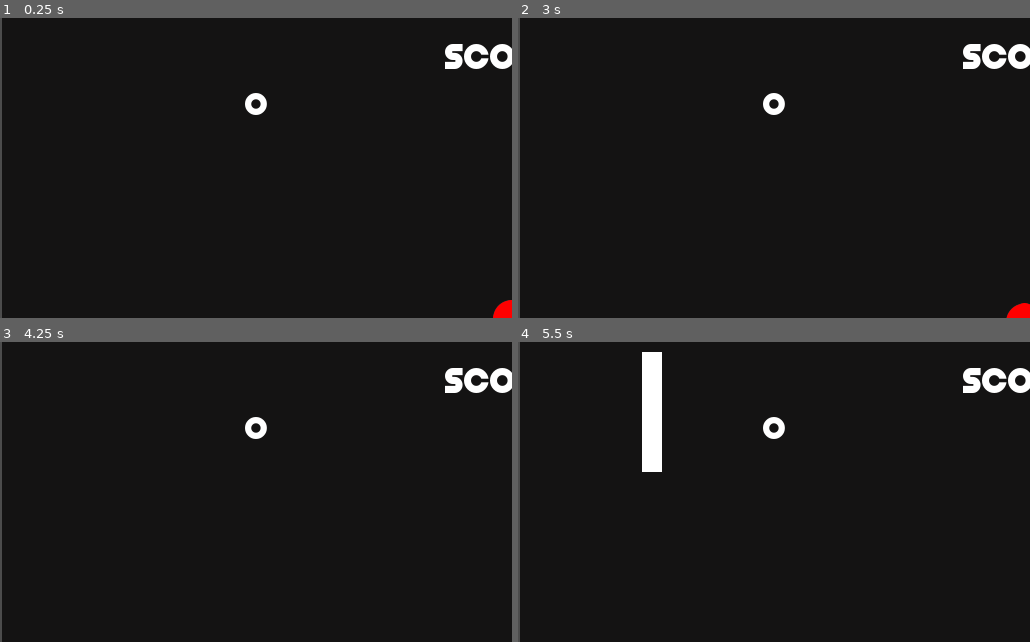
Above: before the commit, frames 1-4 (two rows, left to right).
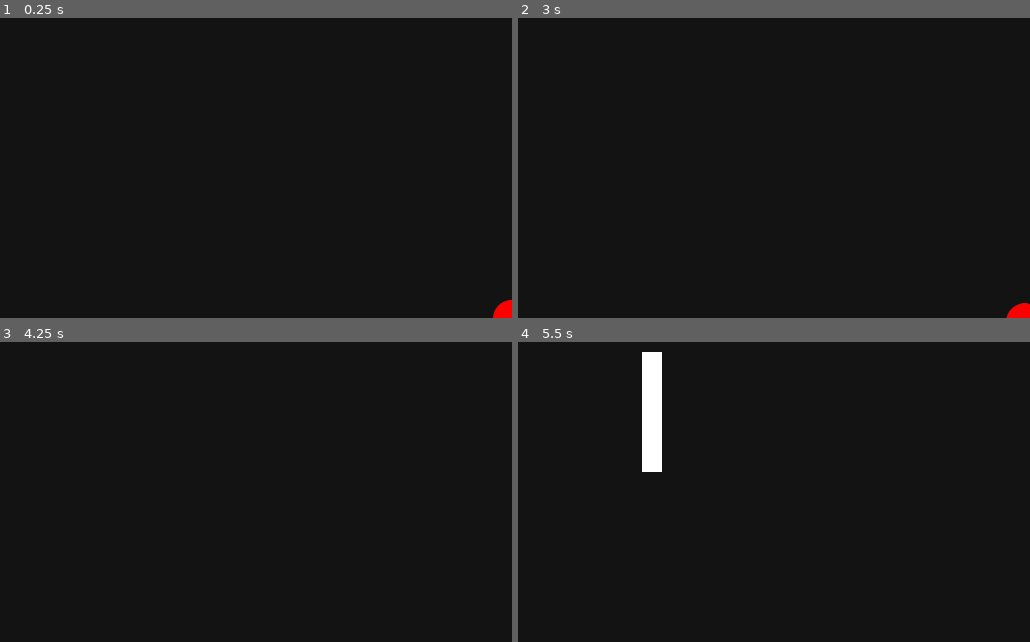
Above: after the commit, the same moments.

Repository: GemoGame/Pong-Godot
Game: Godot game, scene res://Scenes/Main.tscn
Same seed, same stepped clock (60 frames per second), same inputs: the game is played once before the commit and once after it. This scene is started directly instead of the project's main scene.
Inputs:
- Up to frame 1 (0.25 s): no input
- Up to frame 2 (3 s): tap Enter at 0.5, 2 s; hold W (input_up) 0.53-2.03 s; tap Space at 1.25, 2.75 s; hold S (input_down) from 2.03 s (still down)
- Up to frame 3 (4.25 s): keep holding S (input_down); tap Enter at 3.5 s
- Up to frame 4 (5.5 s): tap Space at 4.25 s; release S (input_down) at 4.28 s; hold W (input_up) from 4.28 s (still down)

The runs differ from the first frame. In frame 1, 1.4% of the frame differs, in the area x 0-100%, y 0-100%; in frame 2, 1.4%; in frame 3, 1.4%; in frame 4, 1.4%.

Commit message:
Refactor

Diff:
--- a/Scenes/Main.tscn
+++ b/Scenes/Main.tscn
@@ -22,10 +22,10 @@
 
 [node name="Main" type="Node2D"]
 script = ExtResource( 2 )
+score_to_win = 999
 
 [node name="ColorRect" type="ColorRect" parent="."]
-margin_left = 1.85065
-margin_right = 1025.85
+margin_right = 1024.0
 margin_bottom = 600.0
 color = Color( 0.0823529, 0.0784314, 0.0784314, 1 )
 __meta__ = {
@@ -131,7 +131,8 @@
 one_shot = true
 autostart = true
 
-[node name="Control" parent="." instance=ExtResource( 4 )]
+[node name="UI" parent="." instance=ExtResource( 4 )]
+visible = false
 [connection signal="body_entered" from="RightBase" to="." method="_on_RightBase_body_entered"]
 [connection signal="body_entered" from="LeftBase" to="." method="_on_LeftBase_body_entered"]
 [connection signal="timeout" from="Timer" to="Ball" method="_on_Timer_timeout"]
--- a/Scenes/UI.tscn
+++ b/Scenes/UI.tscn
@@ -19,7 +19,7 @@
 size = 48
 font_data = ExtResource( 1 )
 
-[node name="Control" type="Control"]
+[node name="UI" type="Control"]
 anchor_right = 1.0
 anchor_bottom = 1.0
 script = ExtResource( 2 )
--- a/Scripts/Ball.gd
+++ b/Scripts/Ball.gd
@@ -18,7 +18,7 @@
 	var velocity = (speed * direction) * 100
 	var collision = move_and_collide(velocity * delta)
 	#mengecek apakah terjadi pantulan dengan objek lain
-		#jika ya bola akan memantul berdasarkan arah datang bola dan nilai normal dari koordinat pantulan bola
+	#jika ya bola akan memantul berdasarkan arah datang bola dan nilai normal dari koordinat pantulan bola
 	if collision != null:
 		direction = direction.bounce(collision.normal) # do ball bounce
 
--- a/Scripts/PlatformController.gd
+++ b/Scripts/PlatformController.gd
@@ -32,7 +32,6 @@
 
 	_move_platform(delta)
 
-
 func _move_platform(delta):
 	#platform akan bergerak ke atas
 	if current_input == "up":
@@ -49,11 +48,9 @@
 	elif current_input == "":
 		_move_both_platform(Vector2(0,0), delta)
 
-
 func _move_both_platform(vel,delta):
 	left_platform.move_and_collide(vel *delta, false)
 	right_platform.move_and_collide(vel *delta, false)
-
 
 #mengecek ketika ada objek yang masuk ke daerah belakang platform kanan
 func _on_RightBase_body_entered(body):
@@ -61,7 +58,7 @@
 		body.position.x = 1024/2
 		body.position.y = 600/2
 		score.left += 1
-		$Control._set_score_text(score.left,score.right)
+		$UI._set_score_text(score.left,score.right)
 		$Ball._initiate_direction()
 		_check_score()
 
@@ -71,15 +68,15 @@
 		body.position.x = 1024/2
 		body.position.y = 600/2
 		score.right += 1
-		$Control._set_score_text(score.left,score.right)
+		$UI._set_score_text(score.left,score.right)
 		$Ball._initiate_direction()
 		_check_score()
 
 func _check_score():
 	if score.left >= score_to_win:
-		$Control._set_win_text("Left Wins!")
+		$UI._set_win_text("Left Wins!")
 		get_tree().paused = true # menghentikan permainan
 
 	elif score.right >= score_to_win:
-		$Control._set_win_text("Right Wins!")
+		$UI._set_win_text("Right Wins!")
 		get_tree().paused = true # menghentikan permainan
